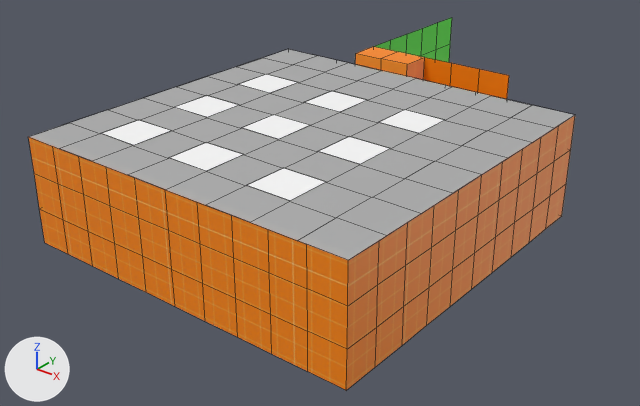
Before and after pictures for a commit that changed the Blender file blender/office.blend.
Before and after are seen from a 50 mm lens placed at (13.61, -16.61, 11.18), pointed at (-0.85, 1.47, -0.03). Lighting does not change. The marker at lower left points along +X, +Y and +Z. Mesh edges are drawn as thin lines.

Names of what the first picture shows: 'Ceiling', 'RoomWallPaper', 'RoomWalls'.
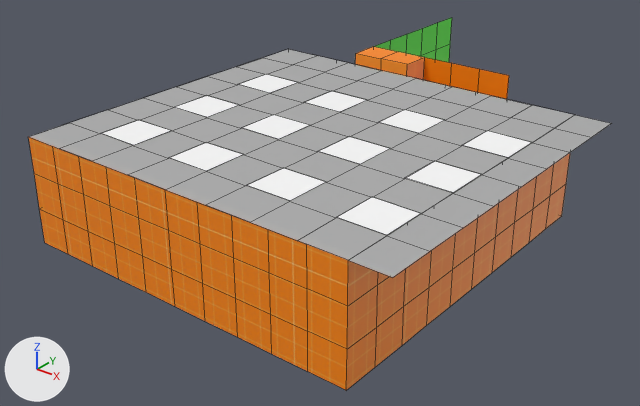
Where the change shows, as pixel boxes (x1, y1, x2, y2) in the pictures (640 x 406 px):
'Ceiling', reshaped (7% wider, 8% taller): before (29, 49, 575, 260); after (29, 49, 612, 277)
part 1 of me_plane_003, built on: before (337, 131, 532, 236); after (336, 115, 612, 277)

What changed in the scene script:
```text
Change me_plane_003:
    used by ob_ceiling; location = (0.0, 0.0, 3.0)
    remove me_plane_003.from_pydata(...)  # 117 vertices, 100 faces; spans x -5.0..5.0, y -5.0..5.0, z 0.0..0.01
    add me_plane_003.from_pydata(...)  # 138 vertices, 120 faces; spans x -5.0..6.0, y -5.0..5.0, z 0.0..0.01
    me_plane_003 part 1
    3 faces are deleted
    12 vertices are added at x 3.75..5.0, y -3.75..2.5, z 0.01
    9 new vertices lie (1.0, 0.0, 0.0) away from vertices in x 5.0, y -5.0..5.0, z 0.0
    20 new faces join them, mat_ceiling (grey #aeaeae)
    3 new faces join them, mat_ceilinglights (white #ffffff)
```
